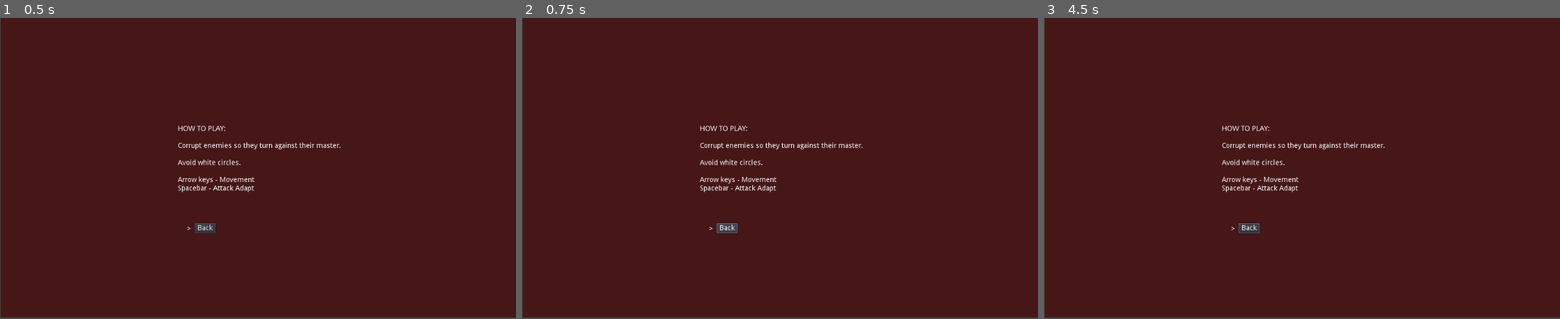
Above: before the commit, frames 1-3 (left to right).
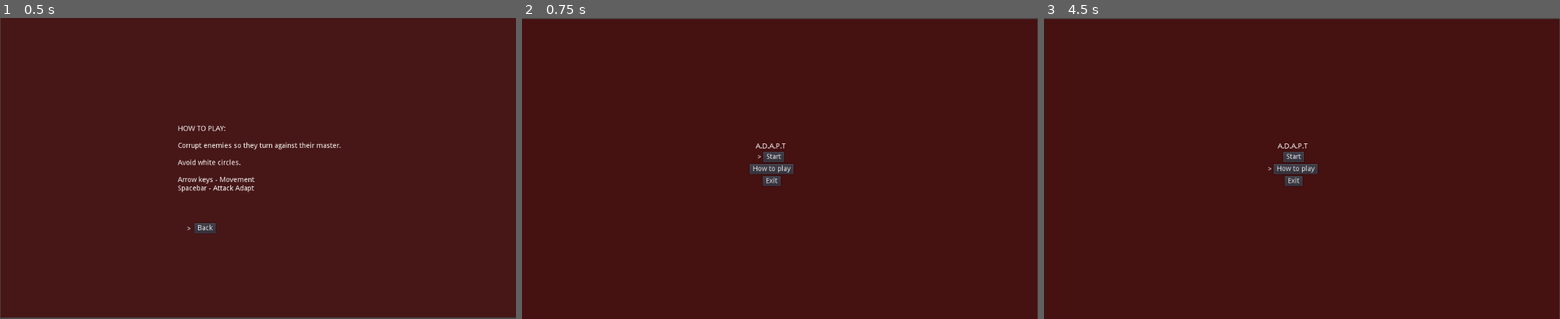
Above: after the commit, the same moments.

Repository: doomium-chloride/kiwijam2021-ADAPT
Game: Godot game, scene res://Menu/learn.tscn
Same seed, same stepped clock (60 frames per second), same inputs: the game is played once before the commit and once after it. This scene is started directly instead of the project's main scene.
Inputs (mouse positions are in pixels of both pictures, inside the frame that each line leads up to):
- Up to frame 1 (0.5 s): no input
- Up to frame 2 (0.75 s): click "Back" at 0.5 s
- Up to frame 3 (4.5 s): click "Back" (after the commit: "How to play") at 1.25 s; click "Back" (after the commit: "Start") at 2 s; click "Back" (after the commit: "Start") at 2.75 s; move the mouse to (1415, 153) at 3.52 s; hold Right (ui_right) 3.53-4.28 s; tap A (wasd_a) at 3.6 s; click (1415, 153) at 3.67 s; move the mouse to (1198, 183) at 4.27 s; hold Down (ui_down) from 4.28 s (still down); tap D (wasd_d) at 4.35 s

Frame 1 is identical in both runs. In frame 2, 2.6% of the frame differs, in the area x 0-100%, y 0-100%; in frame 3, 2.6%.

Commit message:
Converted wav to ogg. instrc menu music. back button works

Diff:
--- a/Menu/Button.gd
+++ b/Menu/Button.gd
@@ -1,6 +1,7 @@
 extends Button
 
-onready var monologue = owner
+const back = "res://Menu/HomeMenu.tscn"
+
 export var code = "next"
 
 
@@ -9,4 +10,4 @@
 
 
 func _on_button_press():
-	monologue.emit_signal(code)
+	Global.goto_scene(back)
--- a/Menu/learn.gd
+++ b/Menu/learn.gd
@@ -2,12 +2,14 @@
 
 
 onready var selector_one = $Button
+onready var instructionSFX = $InstructionSFX
 
 const play_scene = "res://Menu/HomeMenu.tscn"
 
 var current_selection = 0
 
 func _ready():
+	instructionSFX.play()
 	set_current_selection(0)
 
 func _process(delta):
--- a/Menu/learn.tscn
+++ b/Menu/learn.tscn
@@ -1,7 +1,8 @@
-[gd_scene load_steps=3 format=2]
+[gd_scene load_steps=4 format=2]
 
 [ext_resource path="res://Menu/Button.gd" type="Script" id=1]
 [ext_resource path="res://Menu/learn.gd" type="Script" id=2]
+[ext_resource path="res://Sound/Mysterious-Lights.ogg" type="AudioStream" id=3]
 
 [node name="Control" type="Control"]
 anchor_right = 1.0
@@ -66,3 +67,6 @@
 __meta__ = {
 "_edit_use_anchors_": false
 }
+
+[node name="InstructionSFX" type="AudioStreamPlayer2D" parent="."]
+stream = ExtResource( 3 )
Not shown, added: Sound/Mysterious-Lights.ogg.import
Not shown, added: Sound/Mysterious-Lights.ogg
Not shown, changed: Sound/mixkit-game-show-suspense-waiting-667.wav
